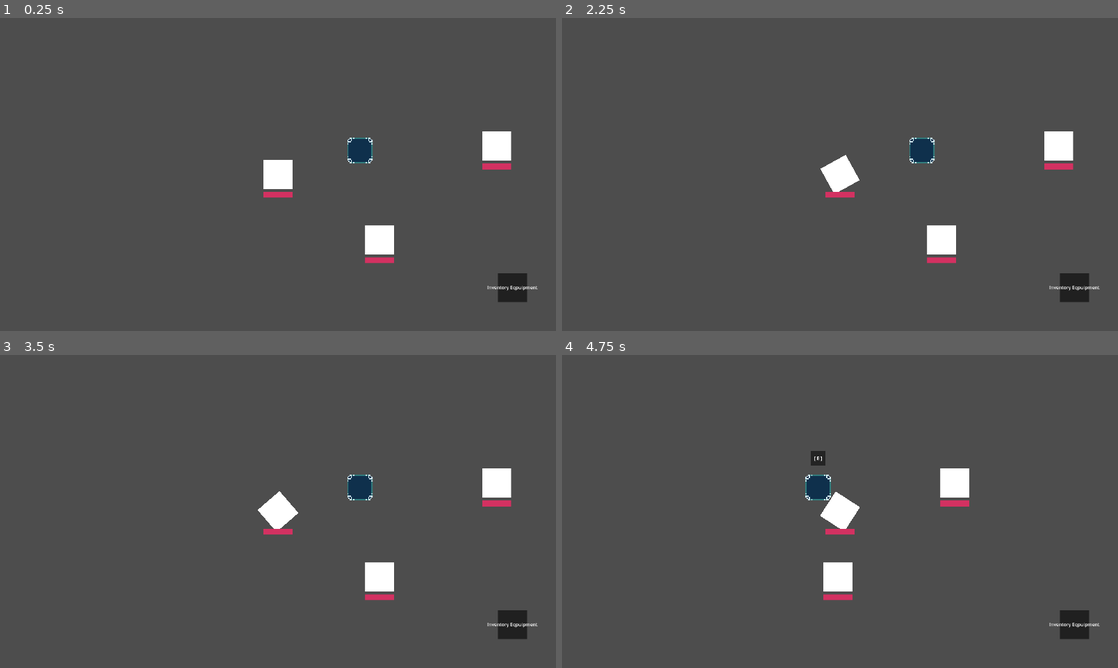
Above: before the commit, frames 1-4 (two rows, left to right).
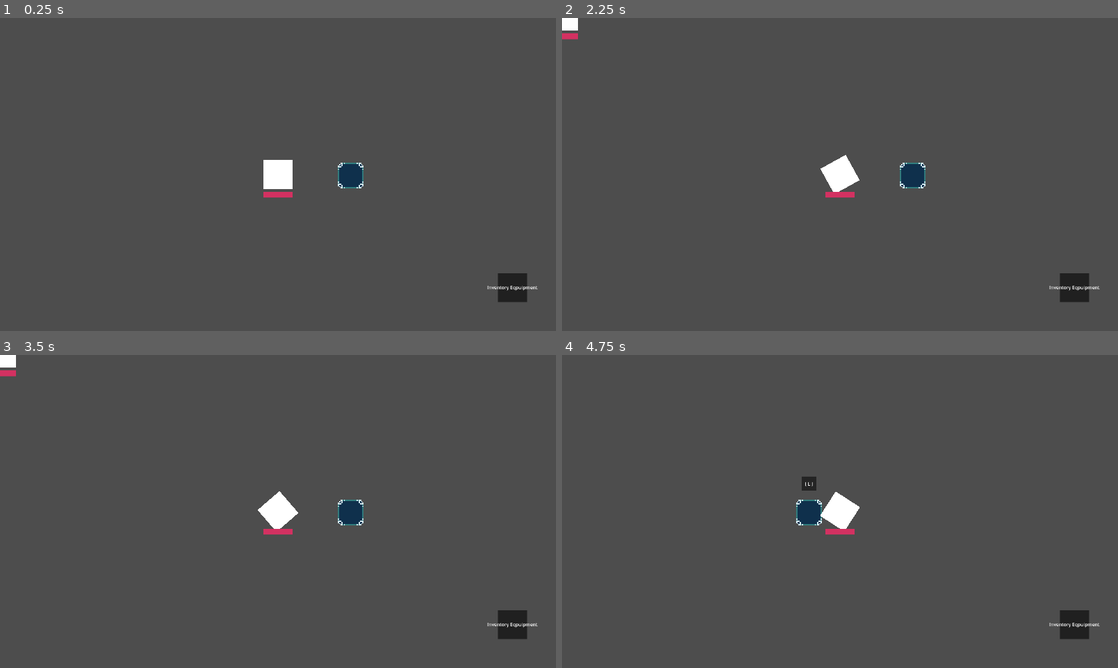
Above: after the commit, the same moments.

Repository: MassiveAggressive/ShooterGame-Godot
Game: Godot game, scene res://Maps/Level1.tscn
Same seed, same stepped clock (60 frames per second), same inputs: the game is played once before the commit and once after it. Before the commit the project starts from res://Maps/DevMap.tscn.
Inputs (mouse positions are in pixels of both pictures, inside the frame that each line leads up to):
- Up to frame 1 (0.25 s): no input
- Up to frame 2 (2.25 s): tap Enter at 0.5 s; drag from (1073, 287) to (840, 174) at 0.52 s; click "PrimaryWeapon" at 1.25 s; click "X" at 2 s
- Up to frame 3 (3.5 s): tap Space at 2.75 s; drag from (166, 527) to (278, 511) at 2.77 s
- Up to frame 4 (4.75 s): tap Enter at 3.5 s; move the mouse to (895, 442) at 3.52 s; hold D (MoveRight) 3.53-4.25 s; hold E (Interacting) 3.53-4.25 s; drag from (812, 574) to (823, 486) at 4.27 s

The runs differ from the first frame. In frame 1, 1.9% of the frame differs, in the area x 60-92%, y 36-79%; in frame 2, 2.1%, in the area x 0-92%, y 0-79%; in frame 3, 2.1%; in frame 4, 2.1%.

Commit message:
Güncelleme

Diff:
--- /dev/null
+++ b/Core/AbilitySystem/Effect/Effects/LevelUpEffect.tscn
@@ -0,0 +1,16 @@
+[gd_scene load_steps=4 format=3 uid="uid://cc4qcg5vi62w0"]
+
+[ext_resource type="Script" uid="uid://c3v1jdslp7q5" path="res://Core/AbilitySystem/Effect/EffectBase.gd" id="1_t3yxl"]
+[ext_resource type="Script" uid="uid://bilv2gx7r17he" path="res://Core/AbilitySystem/Effect/Modifier/EffectModifier.gd" id="2_l7j41"]
+
+[sub_resource type="Resource" id="Resource_2xyf3"]
+script = ExtResource("2_l7j41")
+attribute_name = "Level"
+modifier_operator = 0
+attribute_magnitude = 1.0
+magnitude_coefficient = 1.0
+metadata/_custom_type_script = "uid://bilv2gx7r17he"
+
+[node name="LevelUpEffect" type="Node"]
+script = ExtResource("1_t3yxl")
+modifiers = Array[ExtResource("2_l7j41")]([SubResource("Resource_2xyf3")])
--- a/Core/Attributes/Drivers/DamageDriver/DamageAttributesDriver.tscn
+++ b/Core/Attributes/Drivers/DamageDriver/DamageAttributesDriver.tscn
@@ -4,5 +4,5 @@
 
 [node name="DamageAttributesDriver" type="Node"]
 script = ExtResource("1_0bx0h")
-raw_name = "Damage"
+raw_name = "DamageAttributes"
 initialized_attributes = Array[String](["MaxDamage", "Damage", "MaxFireRate", "FireRate"])
--- /dev/null
+++ b/Core/Attributes/Drivers/ExperienceDriver/Experience.gd
@@ -0,0 +1,4 @@
+extends Resource
+class_name Experience
+
+@export var Experiences: Dictionary[int, int]
--- a/Core/Attributes/Drivers/ExperienceDriver/ExperienceAttributesDriver.gd
+++ b/Core/Attributes/Drivers/ExperienceDriver/ExperienceAttributesDriver.gd
@@ -1,5 +1,21 @@
 class_name ExperienceAttributesDriver
 extends AttributesDriver
 
+@onready var experience_effect: PackedScene = preload("uid://cc4qcg5vi62w0")
+@onready var experiences: Experience = preload("uid://dcarfc7t4w3y0")
+var current_level: int = 1
+
 func OnAttributeChangedByEffect(attribute_name: String, value: float, effect: EffectBase) -> void:
 	print("Killed ", effect.effect_target.unit_data.Name, " - Earned: ", value, " experience")
+	if current_level >= experiences.Experiences.size():
+		pass
+	else:
+		if value >= experiences.Experiences[current_level]:
+			var temp_effect: EffectBase = experience_effect.instantiate() as EffectBase
+			temp_effect.InitializeEffect(owner, owner)
+			temp_effect.ApplyEffect()
+			attribute_container.SetAttributeByDriver("Experience", attribute_container.GetAttribute("Experience") - experiences.Experiences[current_level - 1])
+
+func OnAttributeChanged(attribute_name: String, value: float) -> void:
+	if attribute_name == "Level":
+		current_level = value
--- /dev/null
+++ b/Core/Attributes/Drivers/ExperienceDriver/PlayerExperiences.tres
@@ -0,0 +1,12 @@
+[gd_resource type="Resource" script_class="Experience" load_steps=2 format=3 uid="uid://dcarfc7t4w3y0"]
+
+[ext_resource type="Script" uid="uid://qb3qja70wybw" path="res://Core/Attributes/Drivers/ExperienceDriver/Experience.gd" id="1_1i4fu"]
+
+[resource]
+script = ExtResource("1_1i4fu")
+Experiences = Dictionary[int, int]({
+1: 100,
+2: 300,
+3: 600
+})
+metadata/_custom_type_script = "uid://qb3qja70wybw"
--- a/Core/Attributes/Drivers/HealthDriver/HealthAttributesDriver.gd
+++ b/Core/Attributes/Drivers/HealthDriver/HealthAttributesDriver.gd
@@ -11,7 +11,10 @@
 
 func OnAttributesChanged(new_attributes: Dictionary[String, float]) -> void:
 	if new_attributes["MaxHealth"] != attributes["MaxHealth"]:
-		attribute_container.SetAttributeByDriver("Health", attribute_container.GetAttribute("MaxHealth"))
+		if attributes["Health"] == attributes["MaxHealth"]:
+			attribute_container.SetAttributeByDriver("Health", attribute_container.GetAttribute("MaxHealth"))
+	else:
+		attribute_container.SetAttributeByDriver("Health", attributes["Health"])
 
 	for attribute_name in initialized_attributes:
 		attributes[attribute_name] = new_attributes[attribute_name]
--- a/Core/Attributes/Drivers/HealthDriver/HealthAttributesDriver.tscn
+++ b/Core/Attributes/Drivers/HealthDriver/HealthAttributesDriver.tscn
@@ -4,5 +4,5 @@
 
 [node name="HealthAttributesDriver" type="Node"]
 script = ExtResource("1_4yovj")
-raw_name = "Health"
+raw_name = "HealthAttributes"
 initialized_attributes = Array[String](["MaxHealth", "Health", "MaxShield", "Shield"])
--- /dev/null
+++ b/Core/Attributes/Drivers/LevelDriver/LevelAttributesDriver.gd
@@ -0,0 +1,6 @@
+class_name LevelAttributesDriver
+extends AttributesDriver
+
+func OnAttributeChanged(attribute_name: String, value: float) -> void:
+	if(attribute_name == "Level"):
+		print("LEVELED UP")
--- /dev/null
+++ b/Core/Attributes/Drivers/LevelDriver/LevelAttributesDriver.tscn
@@ -0,0 +1,8 @@
+[gd_scene load_steps=2 format=3 uid="uid://b3lmepbe2tb0x"]
+
+[ext_resource type="Script" uid="uid://dtbr15qp562q4" path="res://Core/Attributes/Drivers/LevelDriver/LevelAttributesDriver.gd" id="1_2aap2"]
+
+[node name="LevelAttributesDriver" type="Node"]
+script = ExtResource("1_2aap2")
+raw_name = "LevelAttributes"
+initialized_attributes = Array[String](["Level"])
--- /dev/null
+++ b/Core/Attributes/Resource/Attributes.gd
@@ -0,0 +1,4 @@
+class_name Attributes
+extends Resource
+
+@export var attributes: Dictionary[String, float]
--- /dev/null
+++ b/Core/ChapterController/Chapter/Chapter.gd
@@ -0,0 +1,4 @@
+class_name Chapter
+extends Resource
+
+@export var waves: Array[Wave]
--- /dev/null
+++ b/Core/ChapterController/Chapter/Chapter1.tres
@@ -0,0 +1,34 @@
+[gd_resource type="Resource" script_class="Chapter" load_steps=7 format=3 uid="uid://cp67mmjuhsawm"]
+
+[ext_resource type="Script" uid="uid://dnf8wwkioo333" path="res://Core/ChapterController/Wave/Wave.gd" id="1_nidnk"]
+[ext_resource type="PackedScene" uid="uid://lsul7y4yw26" path="res://Core/Unit/UnitBase.tscn" id="2_1iegx"]
+[ext_resource type="Script" uid="uid://dutweb1iu2jth" path="res://Core/ChapterController/Chapter/Chapter.gd" id="2_xmjmw"]
+
+[sub_resource type="Resource" id="Resource_0pwvp"]
+script = ExtResource("1_nidnk")
+spawned_unit = ExtResource("2_1iegx")
+unit_count = 10
+time_between_spawn = 5.0
+time_offset = 1.0
+metadata/_custom_type_script = "uid://dnf8wwkioo333"
+
+[sub_resource type="Resource" id="Resource_di05w"]
+script = ExtResource("1_nidnk")
+spawned_unit = ExtResource("2_1iegx")
+unit_count = 10
+time_between_spawn = 5.0
+time_offset = 1.0
+metadata/_custom_type_script = "uid://dnf8wwkioo333"
+
+[sub_resource type="Resource" id="Resource_yldlq"]
+script = ExtResource("1_nidnk")
+spawned_unit = ExtResource("2_1iegx")
+unit_count = 10
+time_between_spawn = 5.0
+time_offset = 1.0
+metadata/_custom_type_script = "uid://dnf8wwkioo333"
+
+[resource]
+script = ExtResource("2_xmjmw")
+chapter = Array[ExtResource("1_nidnk")]([SubResource("Resource_0pwvp"), SubResource("Resource_di05w"), SubResource("Resource_yldlq")])
+metadata/_custom_type_script = "uid://dutweb1iu2jth"
--- /dev/null
+++ b/Core/ChapterController/ChapterController.gd
@@ -0,0 +1,12 @@
+class_name ChapterController
+extends Node
+
+@export var chapter: Chapter
+
+func StartSpawn():
+	for wave in chapter.waves:
+		for i in range(wave.unit_count):
+			get_tree().create_timer(wave.time_between_spawn + randf_range(wave.time_offset * -1, wave.time_offset)).timeout.connect(SpawnUnit)
+
+func SpawnUnit():
+	pass
--- /dev/null
+++ b/Core/ChapterController/ChapterController.tscn
@@ -0,0 +1,6 @@
+[gd_scene load_steps=2 format=3 uid="uid://bc51s7u7m4hra"]
+
+[ext_resource type="Script" uid="uid://ga4umddfrrel" path="res://Core/ChapterController/ChapterController.gd" id="1_gkukx"]
+
+[node name="ChapterController" type="Node"]
+script = ExtResource("1_gkukx")
--- /dev/null
+++ b/Core/ChapterController/Wave/Wave.gd
@@ -0,0 +1,7 @@
+class_name Wave
+extends Resource
+
+@export var spawned_unit: PackedScene
+@export var unit_count: int
+@export var time_between_spawn: float
+@export var time_offset: float
--- a/Core/InventoryEquipment/Item/ItemData/ItemInfo.gd
+++ b/Core/InventoryEquipment/Item/ItemData/ItemInfo.gd
@@ -1,6 +1,5 @@
+class_name ItemInfo
 extends Resource
-
-class_name ItemInfo
 
 @export var name: String = "Name"
 @export var description: String = "Description"
--- /dev/null
+++ b/Core/SpawnPoint/SpawnPoint.gd
@@ -0,0 +1,2 @@
+class_name SpawnPoint
+extends Node2D
--- /dev/null
+++ b/Core/SpawnPoint/SpawnPoint.tscn
@@ -0,0 +1,6 @@
+[gd_scene load_steps=2 format=3 uid="uid://b0a4dp1nmjlfx"]
+
+[ext_resource type="Script" uid="uid://usfv3n0qm806" path="res://Core/SpawnPoint/SpawnPoint.gd" id="1_jf6fc"]
+
+[node name="SpawnPoint" type="Node2D"]
+script = ExtResource("1_jf6fc")
--- a/Core/Unit/UnitBase.gd
+++ b/Core/Unit/UnitBase.gd
@@ -7,11 +7,13 @@
 @onready var ha_driver: HealthAttributesDriver = $HealthAttributesDriver
 
 func _ready() -> void:
-	attribute_container.AddAttributesRaw("BaseAttributes", unit_data.BaseAttributes)
+	attribute_container.AddAttributesRaw("BaseAttributes", unit_data.BaseAttributes.values()[0].attributes)
 	ha_driver.Destroy.connect(OnDestroy)
 
 func OnDestroy(destroyer_unit: UnitBase):
 	var experience_effect = preload("uid://5o0rsnpxfx0s").instantiate()
+
+	experience_effect.modifiers[0].attribute_magnitude = attribute_container.GetAttribute("Experience")
 	experience_effect.InitializeEffect(self, destroyer_unit)
 	experience_effect.ApplyEffect()
 
--- a/Core/Unit/UnitBase.tscn
+++ b/Core/Unit/UnitBase.tscn
@@ -6,6 +6,7 @@
 [ext_resource type="Script" uid="uid://cbgksqvtxwari" path="res://Core/Attributes/AttributeContainer.gd" id="4_do01s"]
 [ext_resource type="PackedScene" uid="uid://6kyvda1ujhub" path="res://Core/Attributes/Drivers/DamageDriver/DamageAttributesDriver.tscn" id="6_do01s"]
 [ext_resource type="Script" uid="uid://c1covtipjhbn4" path="res://Core/Tools/Arm/Arm2D.gd" id="7_do01s"]
+[ext_resource type="PackedScene" uid="uid://b3lmepbe2tb0x" path="res://Core/Attributes/Drivers/LevelDriver/LevelAttributesDriver.tscn" id="7_jdhvu"]
 [ext_resource type="PackedScene" uid="uid://c6ufkt72npy82" path="res://Core/Attributes/Drivers/HealthDriver/HealthAttributesDriver.tscn" id="7_m24y5"]
 [ext_resource type="PackedScene" uid="uid://dj0iijr4loy28" path="res://Core/Attributes/Drivers/HealthDriver/UI/HealthBar.tscn" id="7_uafw8"]
 
@@ -35,6 +36,8 @@
 
 [node name="DamageAttributesDriver" parent="." instance=ExtResource("6_do01s")]
 
+[node name="LevelAttributesDriver" parent="." instance=ExtResource("7_jdhvu")]
+
 [node name="Arm2D" type="Node2D" parent="."]
 script = ExtResource("7_do01s")
 metadata/_custom_type_script = "uid://c1covtipjhbn4"
--- a/Core/Unit/UnitData/PrismaBaseAttributes.tres
+++ b/Core/Unit/UnitData/PrismaBaseAttributes.tres
@@ -1,15 +1,23 @@
-[gd_resource type="Resource" script_class="UnitData" load_steps=2 format=3 uid="uid://c8v2jbp2d7xx7"]
+[gd_resource type="Resource" script_class="UnitData" load_steps=4 format=3 uid="uid://c8v2jbp2d7xx7"]
 
 [ext_resource type="Script" uid="uid://b5cky4ki6db1e" path="res://Core/Unit/UnitData/UnitData.gd" id="1_t3020"]
+[ext_resource type="Script" uid="uid://daugyebsokcix" path="res://Core/Attributes/Resource/Attributes.gd" id="1_v2l46"]
+
+[sub_resource type="Resource" id="Resource_v2l46"]
+script = ExtResource("1_v2l46")
+attributes = Dictionary[String, float]({
+"Level": 1.0,
+"MaxHealth": 100.0,
+"MaxShield": 100.0
+})
+metadata/_custom_type_script = "uid://daugyebsokcix"
 
 [resource]
 script = ExtResource("1_t3020")
 Name = "Prisma"
 Description = "Prisma"
 Level = 1
-BaseAttributes = Dictionary[String, float]({
-"MaxDamage": 50.0,
-"MaxFireRate": 0.0,
-"MaxHealth": 1000.0
+BaseAttributes = Dictionary[int, ExtResource("1_v2l46")]({
+1: SubResource("Resource_v2l46")
 })
 metadata/_custom_type_script = "uid://b5cky4ki6db1e"
--- a/Core/Unit/UnitData/StrunerBaseAttributes.tres
+++ b/Core/Unit/UnitData/StrunerBaseAttributes.tres
@@ -1,15 +1,25 @@
-[gd_resource type="Resource" script_class="UnitData" load_steps=2 format=3 uid="uid://dshufolfqdw5w"]
+[gd_resource type="Resource" script_class="UnitData" load_steps=4 format=3 uid="uid://dshufolfqdw5w"]
 
+[ext_resource type="Script" uid="uid://daugyebsokcix" path="res://Core/Attributes/Resource/Attributes.gd" id="1_3s0sr"]
 [ext_resource type="Script" uid="uid://b5cky4ki6db1e" path="res://Core/Unit/UnitData/UnitData.gd" id="1_ln1ba"]
+
+[sub_resource type="Resource" id="Resource_5pgnr"]
+script = ExtResource("1_3s0sr")
+attributes = Dictionary[String, float]({
+"Experience": 150.0,
+"Level": 1.0,
+"MaxDamage": 10.0,
+"MaxHealth": 100.0,
+"MaxShield": 100.0
+})
+metadata/_custom_type_script = "uid://daugyebsokcix"
 
 [resource]
 script = ExtResource("1_ln1ba")
 Name = "Struner"
 Description = "Weakest NPC"
 Level = 1
-BaseAttributes = Dictionary[String, float]({
-"MaxDamage": 10.0,
-"MaxHealth": 100.0,
-"MaxShield": 100.0
+BaseAttributes = Dictionary[int, ExtResource("1_3s0sr")]({
+1: SubResource("Resource_5pgnr")
 })
 metadata/_custom_type_script = "uid://b5cky4ki6db1e"
--- a/Core/Unit/UnitData/UnitData.gd
+++ b/Core/Unit/UnitData/UnitData.gd
@@ -4,4 +4,4 @@
 @export var Name: String
 @export var Description: String
 @export var Level: int = 1
-@export var BaseAttributes: Dictionary[String, float]
+@export var BaseAttributes: Dictionary[int, Attributes]
--- a/Core/Weapon/Projectile/ProjectileBase.gd
+++ b/Core/Weapon/Projectile/ProjectileBase.gd
@@ -25,7 +25,7 @@
 
 		var damage_effect: EffectBase = preload("uid://brsx0av4frdoh").instantiate()
 		damage_effect.InitializeEffect(instigator_unit, collider)
-		damage_effect.modifiers[0].attribute_magnitude = -10
+		damage_effect.modifiers[0].attribute_magnitude = instigator_unit.attribute_container.GetAttribute("Damage") * -1
 
 		damage_effect.ApplyEffect()
 
--- /dev/null
+++ b/Maps/Level1.tscn
@@ -0,0 +1,17 @@
+[gd_scene load_steps=5 format=3 uid="uid://c2lx438vy4and"]
+
+[ext_resource type="PackedScene" uid="uid://d1fin3p1xijyg" path="res://Core/NPCSpawner/NPCSpawner.tscn" id="1_l8wyv"]
+[ext_resource type="PackedScene" uid="uid://cerov3o34ftgw" path="res://Core/Collectable/CollectableItem/CollectableItem.tscn" id="2_bv8d1"]
+[ext_resource type="Resource" uid="uid://c70j54wftetyk" path="res://Core/InventoryEquipment/Item/ItemData/LF1.tres" id="3_7bilv"]
+[ext_resource type="PackedScene" uid="uid://crpduft0jsw1g" path="res://Core/Player/PlayerBase.tscn" id="4_ptu34"]
+
+[node name="Level1" type="Node2D"]
+
+[node name="NPCSpawner" parent="." instance=ExtResource("1_l8wyv")]
+
+[node name="CollectableItem" parent="." instance=ExtResource("2_bv8d1")]
+position = Vector2(1206, 551)
+item_info = ExtResource("3_7bilv")
+
+[node name="PlayerBase" parent="." instance=ExtResource("4_ptu34")]
+position = Vector2(955, 547)
--- a/project.godot
+++ b/project.godot
@@ -11,7 +11,7 @@
 [application]
 
 config/name="ShooterGame"
-run/main_scene="res://Maps/DevMap.tscn"
+run/main_scene="uid://c2lx438vy4and"
 config/features=PackedStringArray("4.4", "Forward Plus")
 config/icon="res://icon.svg"
 
Not shown, added: Core/Attributes/Drivers/ExperienceDriver/Experience.gd.uid
Not shown, added: Core/Attributes/Drivers/LevelDriver/LevelAttributesDriver.gd.uid
Not shown, added: Core/Attributes/Resource/Attributes.gd.uid
Not shown, added: Core/ChapterController/Chapter/Chapter.gd.uid
Not shown, added: Core/ChapterController/ChapterController.gd.uid
Not shown, added: Core/ChapterController/Wave/Wave.gd.uid
Not shown, added: Core/SpawnPoint/SpawnPoint.gd.uid
Not shown: 1 places in Core/Unit/UnitBase.tscn that only renumber resources
